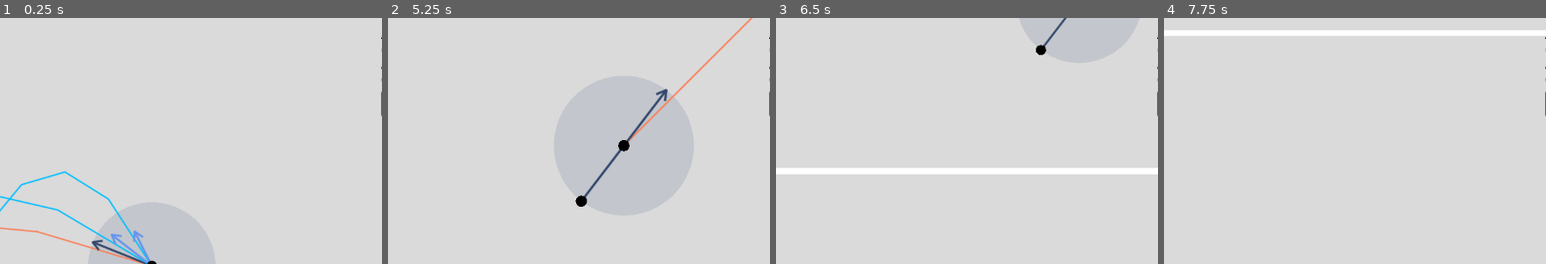
Above: before the commit, frames 1-4 (left to right).
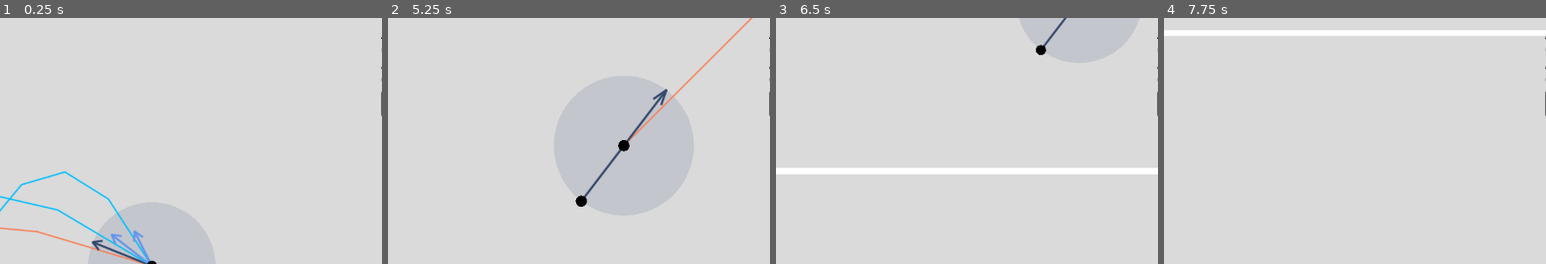
Above: after the commit, the same moments.

Repository: sihlecodes/projectile-motion-simulation
Game: Godot game, scene res://Main.tscn
Two runs of this game, one before a commit and one after it. Both use one fixed random seed, a clock stepped at 60 frames per second and the inputs below.
Inputs (mouse positions are % of the whole screen's width and height, from its top left):
- Up to frame 1 (0.25 s): no input
- Up to frame 2 (5.25 s): click "Reset position" at 0.5 s; click "Clear points" at 1.25 s; click "Clear points" at 2 s; click "Clear points" at 2.75 s; tap Enter at 3.5, 5 s; drag from (50, 50) to (60, 28) at 3.52 s; tap Space at 4.25 s; drag from (68, 33) to (45, 71) at 4.27 s; move the mouse to (89, 11) at 5.02 s; hold Mouse wheel up (zoom_in) from 5.03 s (still down); click (89, 11) at 5.17 s
- Up to frame 3 (6.5 s): tap Mouse wheel down (zoom_out) at 5.3 s; release Mouse wheel up (zoom_in) at 5.75 s; tap Space at 5.75 s; drag from (45, 71) to (55, 39) at 5.77 s
- Up to frame 4 (7.75 s): tap Enter at 6.5 s; move the mouse to (80, 66) at 6.52 s; hold Mouse wheel up (zoom_in) 6.53-7.25 s; click (80, 66) at 6.67 s; tap Mouse wheel down (zoom_out) at 6.8 s; tap Space at 7.25 s; drag from (20, 35) to (65, 7) at 7.27 s
The pictures show only the part of the screen within x 30-80%, y 0-50%; the shares and areas given below are measured in that part.

The runs differ from the first frame. In frame 2, 0.1% of the frame differs, in the area x 69-74%, y 29-36%; in frame 3, less than 0.1%; in frame 4, nothing differs.

Commit message:
Added a camera script
Made some of the calculations zoom independent
Made other minor code refactors

Diff:
--- /dev/null
+++ b/Camera.gd
@@ -0,0 +1,9 @@
+extends Node
+
+@onready var camera: = get_viewport().get_camera_2d()
+
+func unproject_vector(vector: Vector2) -> Vector2:
+	return vector / camera.zoom
+
+func unproject(size: float) -> float:
+	return size / camera.zoom.x
--- a/Main.tscn
+++ b/Main.tscn
@@ -105,7 +105,6 @@
 text = "Clear points"
 
 [connection signal="gui_input" from="ui/container" to="." method="_on_container_gui_input"]
-[connection signal="gui_input" from="ui/container/column/grid/range_slider" to="." method="_on_range_slider_gui_input"]
 [connection signal="value_changed" from="ui/container/column/grid/range_slider" to="." method="_on_range_slider_value_changed"]
 [connection signal="value_changed" from="ui/container/column/grid/steps_slider" to="." method="_on_steps_slider_value_changed"]
 [connection signal="pressed" from="ui/container/column/row/reset" to="." method="_on_reset_pressed"]
--- a/project.godot
+++ b/project.godot
@@ -47,6 +47,7 @@
 [autoload]
 
 Points="*res://source/Points.gd"
+Camera="*res://Camera.gd"
 
 [display]
 
--- a/source/BasePoint.gd
+++ b/source/BasePoint.gd
@@ -55,4 +55,4 @@
 		if disabled:
 			return
 
-		position += event.relative / get_viewport().get_camera_2d().zoom
+		position += Camera.unproject_vector(event.relative)
--- a/source/Main.gd
+++ b/source/Main.gd
@@ -1,36 +1,40 @@
 extends Node
 
+@onready var camera: = $camera
+@onready var steps_slider = $ui/container/column/grid/steps_slider
+@onready var path_renderer: = $PathRenderer
+
 func _ready() -> void:
-	var grid = $ui/container/column/grid
-
-	grid.get_node("steps_slider").value = $PathRenderer.draw_steps
+	steps_slider.value = path_renderer.draw_steps
 
 func _on_reset_pressed() -> void:
-	$camera.offset = Vector2()
-	$camera.zoom = Vector2.ONE
+	var animation_duration: = 0.2
+	var tween = create_tween().set_parallel(true)
 
-	$PathRenderer.position = Vector2()
+	tween.tween_property(camera, "offset", Vector2.ZERO, animation_duration)
+	tween.tween_property(camera, "zoom", Vector2.ONE, animation_duration)
+	tween.tween_property(path_renderer, "position", Vector2.ZERO, animation_duration)
 
 func _on_container_gui_input(event: InputEvent) -> void:
 	if event.is_action_pressed("zoom_in"):
-		$camera.zoom *= 1.1
+		camera.zoom *= 1.1
 
 	if event.is_action_pressed("zoom_out"):
-		$camera.zoom *= 0.9
+		camera.zoom *= 0.9
 
-	if event is InputEventScreenDrag:
+	if event is InputEventPanGesture or event is InputEventScreenDrag:
 		# when all points are enabled it means none of them are currently being manipulated
 		# i.e. it's safe to change the offset
 		if Points.all_enabled():
-			$camera.offset -= event.relative / $camera.zoom
+			camera.offset -= Camera.unproject_vector(event.relative)
 
 
 func _on_clear_pressed() -> void:
-	for child in $PathRenderer.get_children().slice(2):
+	for child in path_renderer.get_children().slice(2):
 		child.queue_free()
 
 func _on_range_slider_value_changed(value: float) -> void:
-	$PathRenderer.set_additional_range(value)
+	path_renderer.set_additional_range(value)
 
 func _on_steps_slider_value_changed(value: float) -> void:
-	$PathRenderer.draw_steps = value
+	path_renderer.draw_steps = value
--- a/source/PathPoint.gd
+++ b/source/PathPoint.gd
@@ -1,4 +1,3 @@
-@tool
 extends BasePoint
 
 class_name PathPoint
--- a/source/PathRenderer.gd
+++ b/source/PathRenderer.gd
@@ -1,4 +1,3 @@
-@tool
 extends BasePoint
 
 class_name PathRenderer
@@ -14,9 +13,13 @@
 const VECTOR_HEAD_LENGTH = 15
 const VECTOR_HEAD_ANGLE = PI / 3
 
+const TRAJECTORY_LINE_WIDTH = 1
+
 @export var draw_steps = 5
 
 const MIN_DRAW_STEPS = 5
+
+@onready var ground: = $"../ground"
 
 func set_additional_range(percentage: float):
 	range_radius = MIN_RANGE_RADIUS + MAX_ADDITIONAL_RANGE * percentage/100
@@ -55,40 +58,50 @@
 
 	points.append(Vector2(time * initial_velocity.x, get_height_at(time, initial_velocity.y)))
 
-	draw_polyline(points, path_color, 1, true)
+	draw_polyline(points, path_color, Camera.unproject(TRAJECTORY_LINE_WIDTH), true)
 
+func draw_vector_head(vector: Vector2, color: Color):
+	var get_part: = func(angle: float):
+		return Camera.unproject_vector(vector - (Vector2.RIGHT * VECTOR_HEAD_LENGTH).rotated(vector.angle() - angle/2))
+
+	var zoom_independent_width: = Camera.unproject(VECTOR_LINE_WIDTH)
+
+	draw_line(vector, get_part.call(VECTOR_HEAD_ANGLE), color, zoom_independent_width, true)
+	draw_line(vector, get_part.call(-VECTOR_HEAD_ANGLE), color, zoom_independent_width, true)
 
 func draw_vector(vector: Vector2, color: Color):
-	draw_set_transform(Vector2.ZERO, vector.angle())
+	draw_line(Vector2(), vector, color, Camera.unproject(VECTOR_LINE_WIDTH), true)
+	draw_vector_head(vector, color)
 
-	var line_end = Vector2.RIGHT * vector.length()
-	# draw body line
-	draw_line(Vector2(), line_end, color, VECTOR_LINE_WIDTH, true)
-
-	# draw arrow head lines
-	draw_line(line_end, line_end - (Vector2.RIGHT * VECTOR_HEAD_LENGTH).rotated(VECTOR_HEAD_ANGLE/2), color, VECTOR_LINE_WIDTH, true)
-	draw_line(line_end, line_end - (Vector2.RIGHT * VECTOR_HEAD_LENGTH).rotated(-VECTOR_HEAD_ANGLE/2), color, VECTOR_LINE_WIDTH, true)
-
-	draw_set_transform(Vector2.ZERO)
+var modifiers = {
+	shift = false,
+	control = false,
+	alt = false
+}
 
 func _on_area_input_event(_viewport: Node, event: InputEvent, _shape_idx: int) -> void:
 	super._on_area_input_event(_viewport, event, _shape_idx)
+
 	if event is InputEventScreenDrag:
 		print(event)
 
 func _process(delta: float) -> void:
 	super._process(delta)
-	position.y = clamp(position.y, -INF, $"../ground".position.y - radius * 2)
+
+	if ground != null:
+		position.y = clamp(position.y, -INF, ground.position.y - radius * 2)
 
 func _draw():
 	draw_circle(Vector2(), range_radius, range_color)
 
 	for child in get_children():
 		if child is PathPoint:
-			draw_line(Vector2(), child.position, child.connector_color, 2, true)
+			draw_line(Vector2(),
+				child.position,
+				child.connector_color, Camera.unproject(VECTOR_LINE_WIDTH), true)
 
 			var start_position = position
-			var end_height = $"../ground".position.y
+			var end_height = ground.position.y
 			var initial_velocity = get_initial_2d_velocity_from(child)
 
 			draw_trajectory(start_position, end_height, initial_velocity, child.path_color)
Not shown: 2 places in source/PathPoint.tscn that only renumber resources
Not shown: 2 places in source/PathRenderer.tscn that only renumber resources
